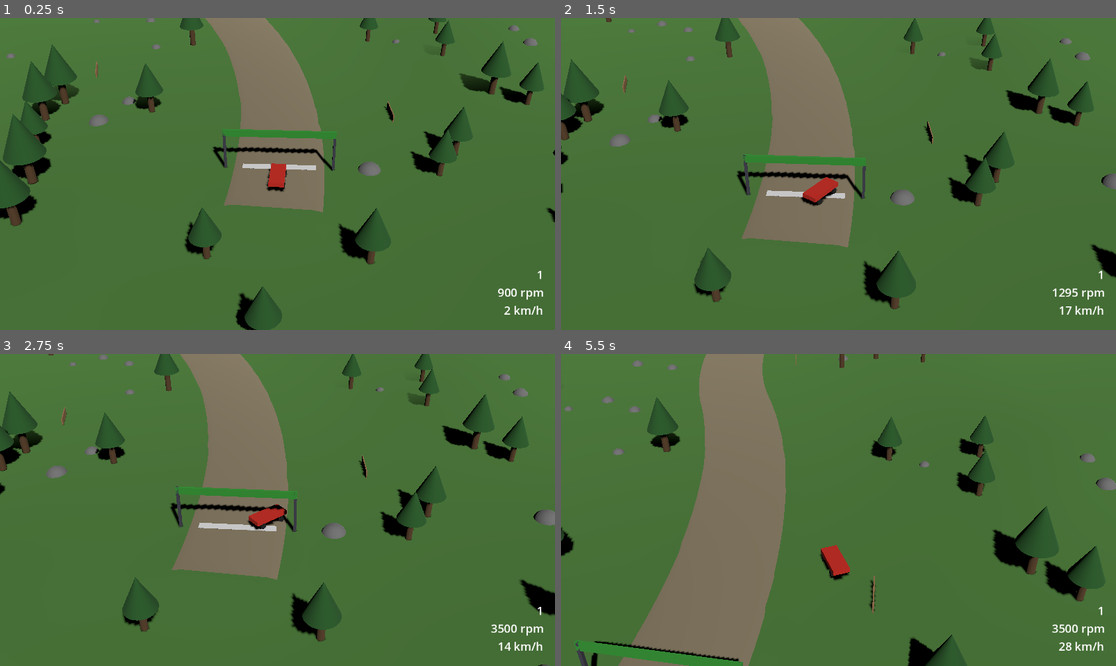
Above: before the commit, frames 1-4 (two rows, left to right).
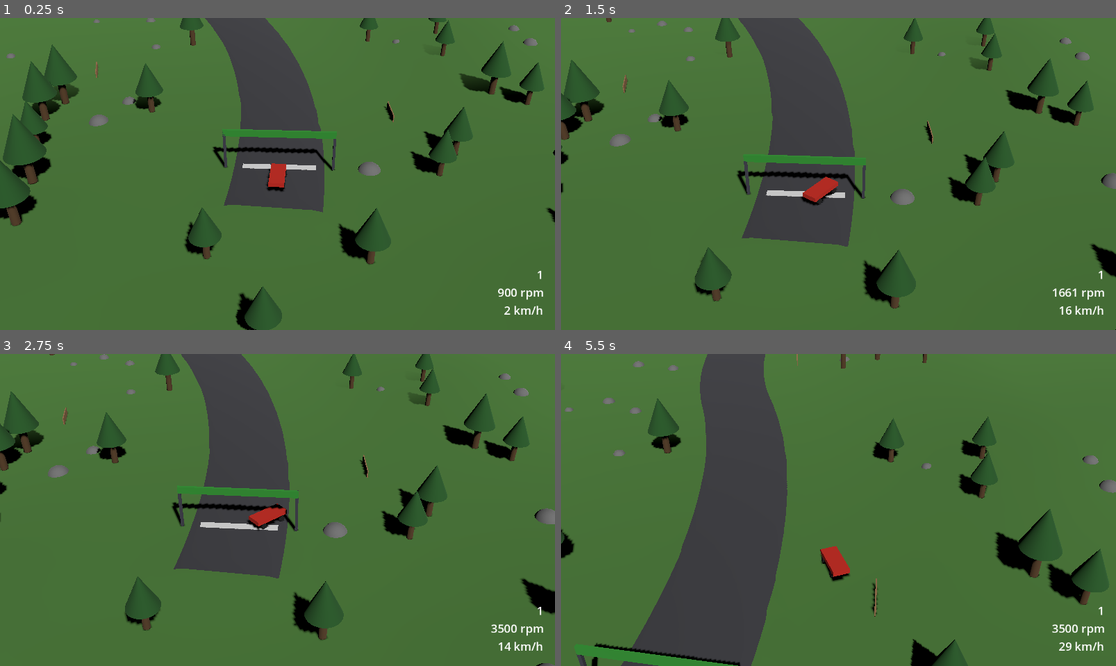
Above: after the commit, the same moments.

Repository: JulianHeissinger/RallyGame
Game: Godot game, scene res://scenes/stage.tscn
Two runs of this game, one before a commit and one after it. Both use one fixed random seed, a clock stepped at 60 frames per second and the inputs below. The project has no main scene, so this scene is started directly.
Inputs:
- Up to frame 1 (0.25 s): no input
- Up to frame 2 (1.5 s): tap Enter at 0.5 s; hold D (steer_right) 0.53-1.28 s; hold W (throttle) 0.53-1.28 s; hold S (brake) from 1.28 s (still down); tap W (throttle) at 1.35 s
- Up to frame 3 (2.75 s): release S (brake) at 2.03 s; hold D (steer_right) from 2.03 s (still down); hold W (throttle) from 2.03 s (still down)
- Up to frame 4 (5.5 s): release D (steer_right) at 2.78 s; release W (throttle) at 2.78 s; hold Shift (shift_up) 2.78-3.53 s; tap W (throttle) at 2.85, 4.35 s; hold W (throttle) 3.53-4.28 s; hold A (steer_left) 3.53-5.03 s; hold S (brake) from 5.03 s (still down); hold W (throttle) from 5.03 s (still down)

The runs differ from the first frame. In frame 1, 7.6% of the frame differs, in the area x 36-59%, y 0-63%; in frame 2, 10%; in frame 3, 12%; in frame 4, 19%, in the area x 0-100%, y 0-100%.

Commit message:
fix: give all default road surfaces equal weight
Gravel at weight 3 with repeats allowed left many stages all gravel.

Diff:
--- a/scripts/stage/stage_params.gd
+++ b/scripts/stage/stage_params.gd
@@ -99,7 +99,7 @@
 ## Default surface table for the prototype stage. A `.tres` that sets `surfaces` replaces it.
 func _init() -> void:
 	surfaces = [
-		SurfaceSectionDef.create("gravel", "grass", 3.0, Vector2(300.0, 700.0)),
+		SurfaceSectionDef.create("gravel", "grass", 1.0, Vector2(300.0, 700.0)),
 		SurfaceSectionDef.create("tarmac", "grass", 1.0, Vector2(300.0, 700.0)),
 		SurfaceSectionDef.create("snow", "snow", 1.0, Vector2(300.0, 700.0)),
 	]
